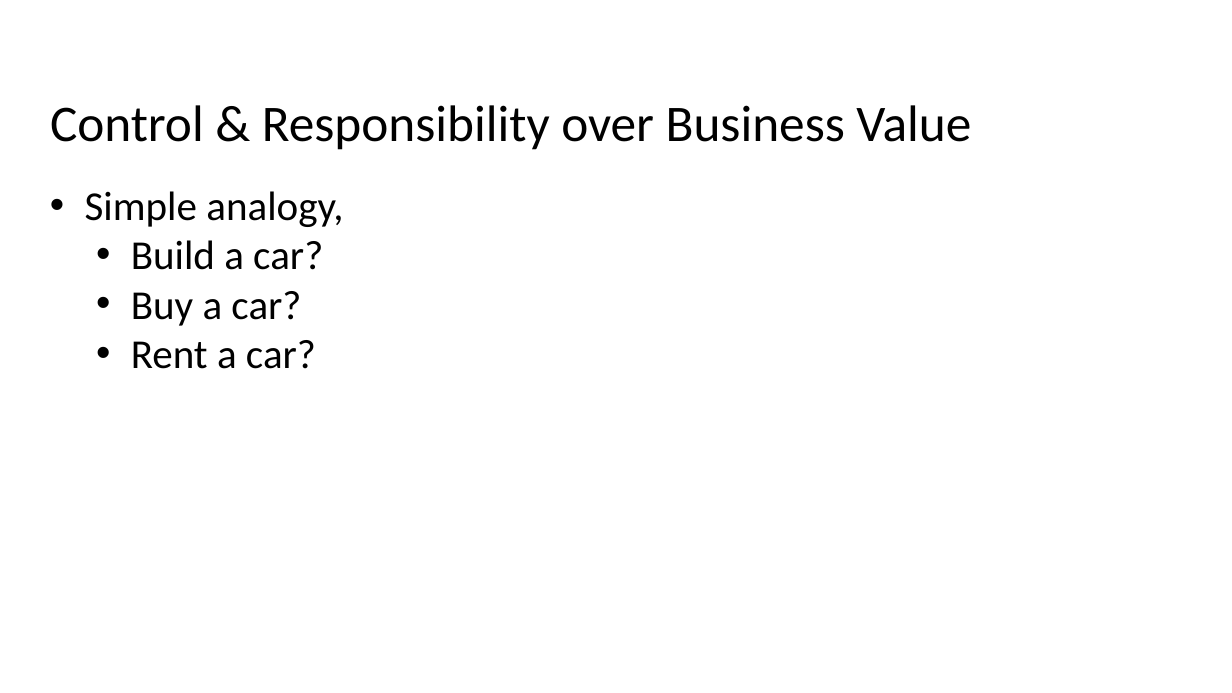
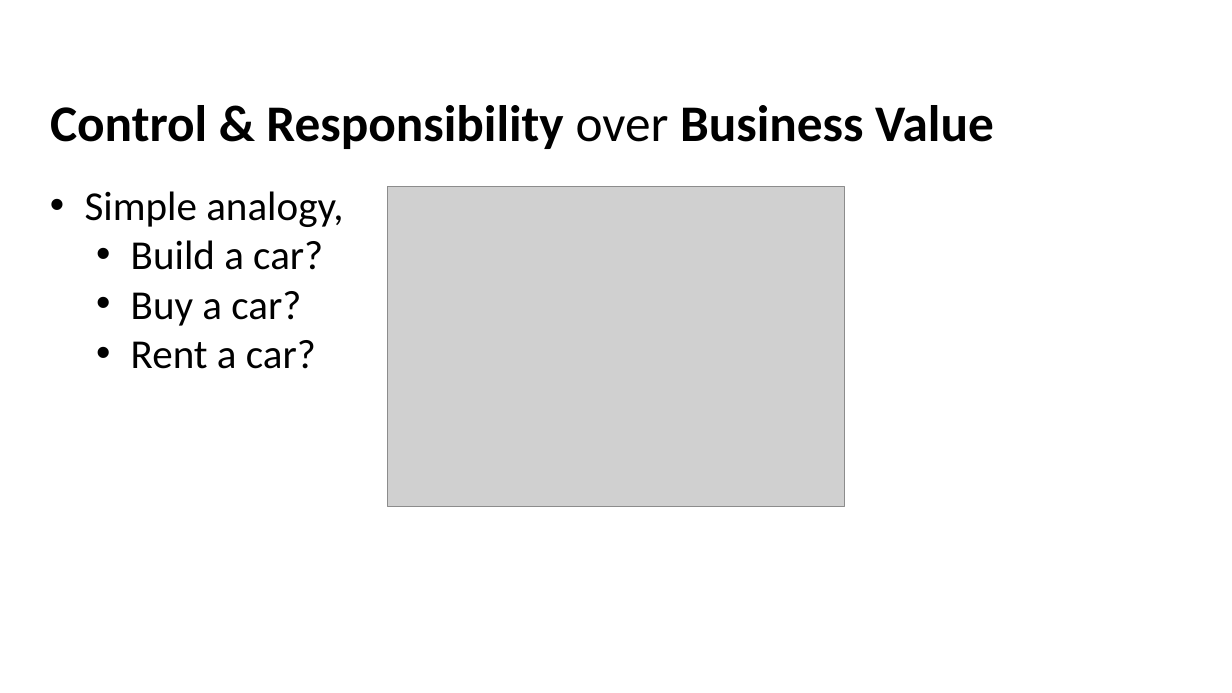
Before and after one commit to dinesarun/azurevidyapeeth, a slide deck: slide 8 of Dec26_Database_Options_In_Azure/Database_Options_In_Azure.pptx. Drawn at 1232x693 pixels with LibreOffice and Linux fonts; fonts in the diff are those of the drawing; grey boxes stand for pictures; background and template pictures are left out. Boxes give left, top, right and bottom in pixels: in the first picture for what was removed or moved away, otherwise in the second. Text is boxed around its words. In the diff, an @@ line names an element or a change of style, - is before the commit and + after.

```diff
--- a/Dec26_Database_Options_In_Azure/Database_Options_In_Azure.pptx
+++ b/Dec26_Database_Options_In_Azure/Database_Options_In_Azure.pptx
@@ text "Control & Responsibility over Business ..." at (50,105,994,149): bold on in "Control & Responsibility Business Value" @@
@@ picture added at (388,187,845,506) @@
```
Also in this commit, not shown: 1 other file.
